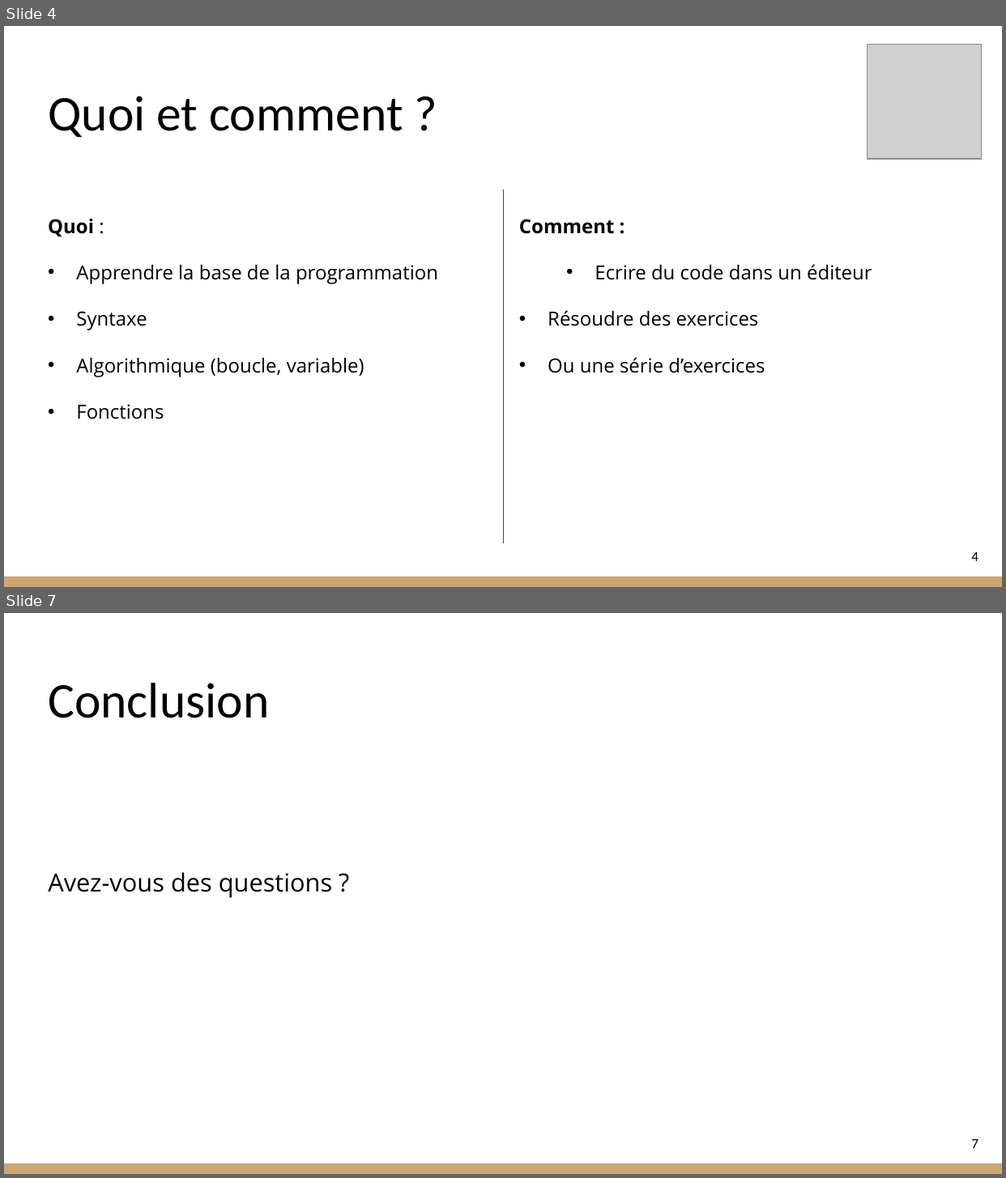
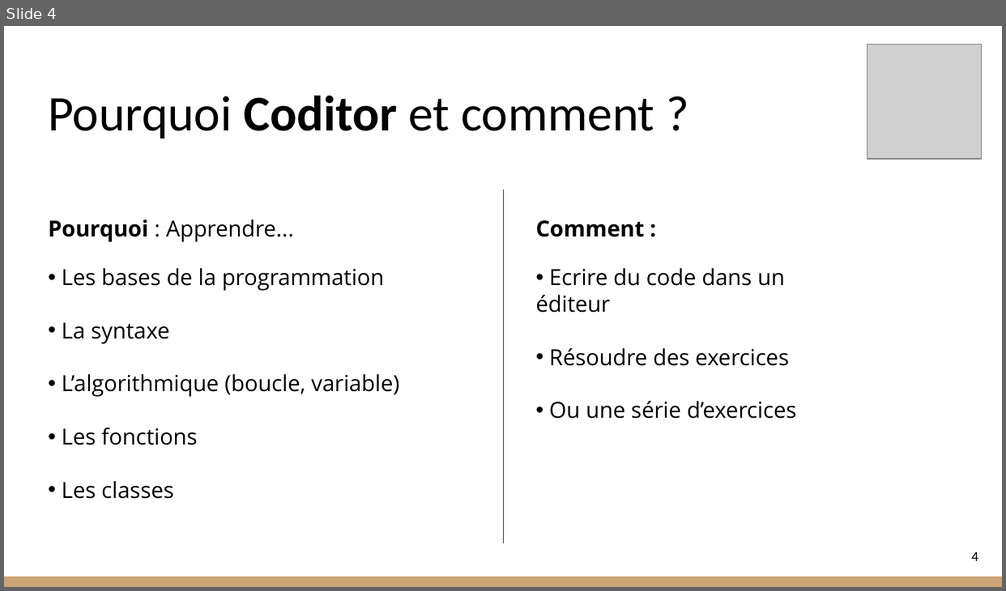
Before and after one commit to RohrbacherLeon/coditor, a slide deck: doc/Presentation_conception.pptx. Shown one above the other, each under a label of ours: slides 4 and 7 before the commit, slide 4 after it; the slides between them are not shown. The pictures are 1006x1178 and 1006x591 pixels, drawn with LibreOffice and Linux fonts; fonts in the diff are those of the drawing; grey boxes stand for pictures. Boxes give left, top, right and bottom in pixels: in the first picture for what was removed or moved away, otherwise in the second. Text is boxed around its words. In the diff, an @@ line names an element or a change of style, - is before the commit and + after.

```diff
--- a/doc/Presentation_conception.pptx
+++ b/doc/Presentation_conception.pptx
@@ slide 7 removed at (4,613,1002,1174), background #FFFFFF; not listed: 1 template element that a slide beside it also shows @@
@@ title removed at (48,683,269,718) @@
-Conclusion
@@ text removed at (48,872,333,898) @@
-Avez-vous des questions ?
@@ page number removed at (971,1139,978,1148) @@
-7
@@ slide 4 changed as well @@
@@ title at (48,95,654,139): text changed @@
-Quoi et comment ?
+Pourquoi Coditor et comment ?
@@ text at (48,220,399,499): text changed; size 14 to 16 pt @@
-Quoi :
-• Apprendre la base de la programmation
-• Syntaxe
-• Algorithmique (boucle, variable)
-• Fonctions
+Pourquoi : Apprendre...
+• Les bases de la programmation
+• La syntaxe
+• L’algorithmique (boucle, variable)
+• Les fonctions
+• Les classes
@@ text "Comment :": place and size @@
-text "Comment :" at (519,219,765,373)
+text "Comment :" at (536,220,796,419)
@@ text "Comment :" at (536,220,796,419): size 14 to 16 pt; less space between paragraphs; indent changed; more space between paragraphs @@
```
Also in this commit, not shown: 5 other slides changed, 4 slides added, 1 other file.
